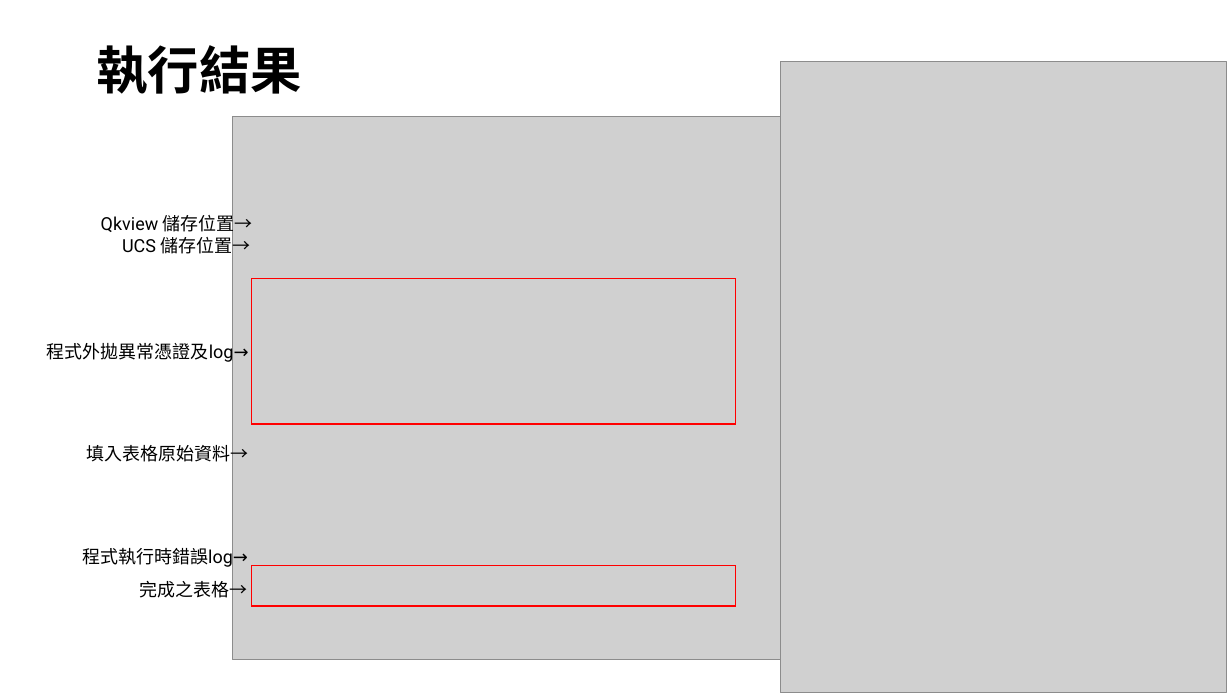
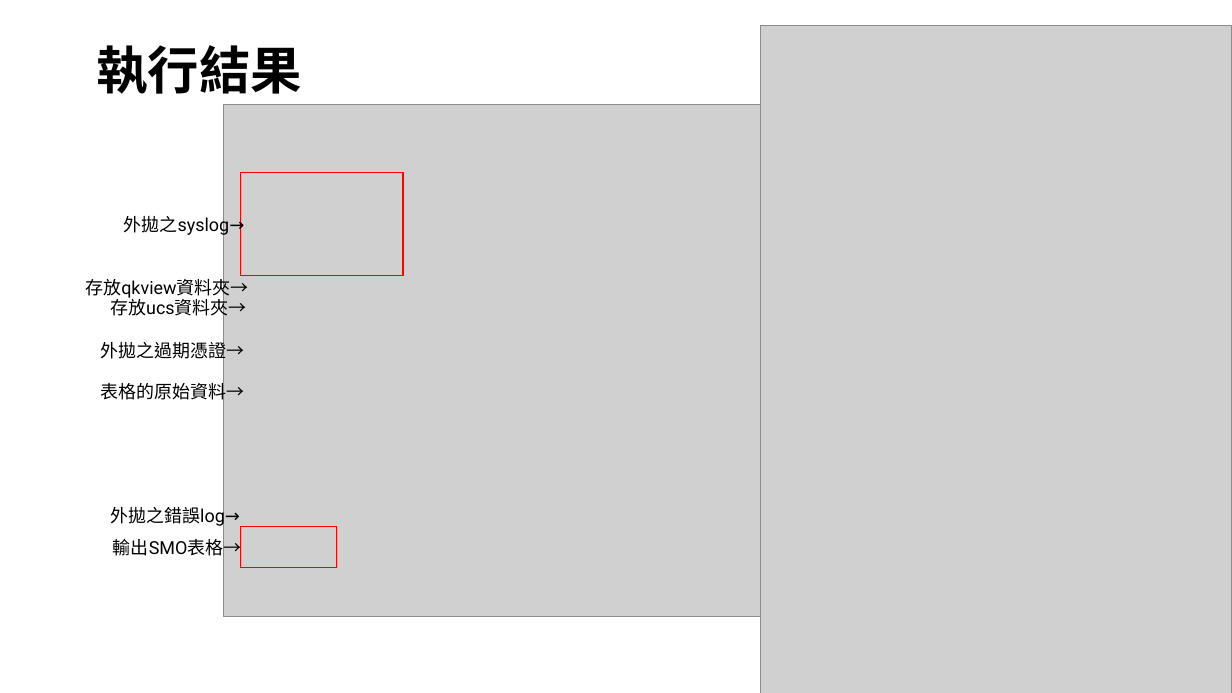
Before and after one commit to EXCurryBar/F5-SMO-selenium, a slide deck: slide 7 of Dynasafe_SMO.pptx. Drawn at 1232x693 pixels with LibreOffice and Linux fonts; fonts in the diff are those of the drawing; grey boxes stand for pictures; background and template pictures are left out. Boxes give left, top, right and bottom in pixels: in the first picture for what was removed or moved away, otherwise in the second. Text is boxed around its words. In the diff, an @@ line names an element or a change of style, - is before the commit and + after.

```diff
--- a/Dynasafe_SMO.pptx
+++ b/Dynasafe_SMO.pptx
@@ picture resized from (x1=781, y1=61, x2=1227, y2=693) to (x1=761, y1=26, x2=1232, y2=693) @@
@@ picture resized from (x1=232, y1=117, x2=815, y2=661) to (x1=224, y1=104, x2=818, y2=616) @@
@@ group added at (x1=85, y1=173, x2=403, y2=567): 4 texts, 2 rectangles @@
+外拋之syslog→
+存放ucs資料夾→
+輸出SMO表格→
+存放qkview資料夾→
@@ text at (x1=101, y1=338, x2=245, y2=362): text changed @@
-程式外拋異常憑證及log→
+外拋之過期憑證→
@@ text at (x1=101, y1=380, x2=245, y2=404): text changed @@
-填入表格原始資料→
+表格的原始資料→
@@ text at (x1=110, y1=504, x2=240, y2=528): text changed @@
-程式執行時錯誤log→
+外拋之錯誤log→
@@ group removed at (x1=101, y1=211, x2=736, y2=606): 3 texts, 2 rectangles @@
-Qkview 儲存位置→
-UCS 儲存位置→
-完成之表格→
```
Also in this commit, not shown: 1 other slide changed, 2 other files.
